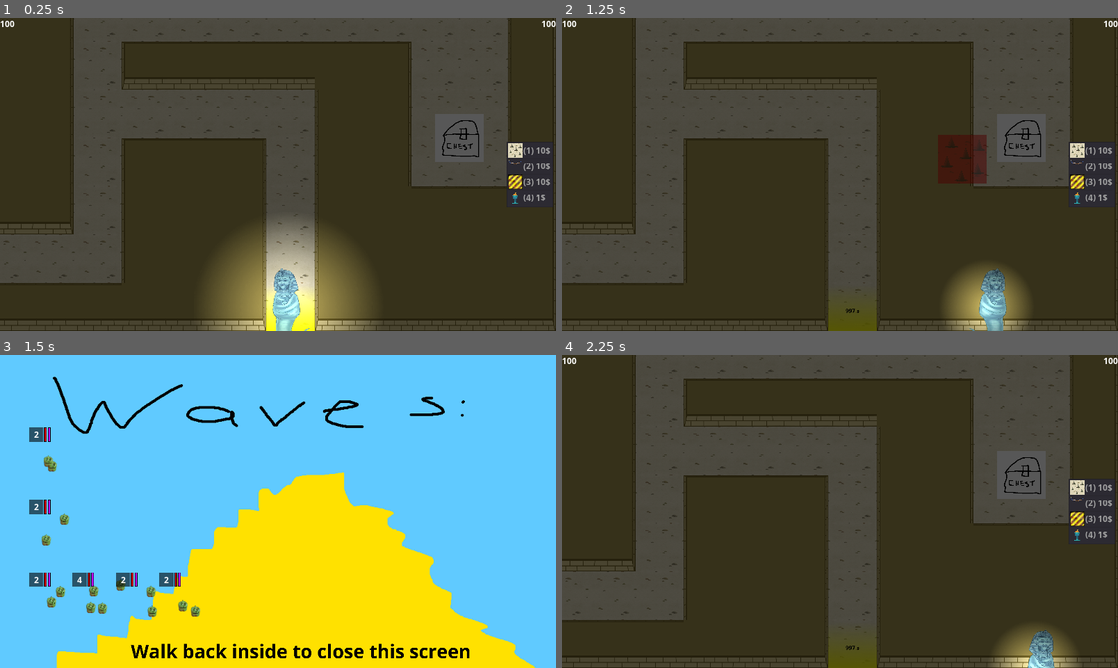
Above: before the commit, frames 1-4 (two rows, left to right).
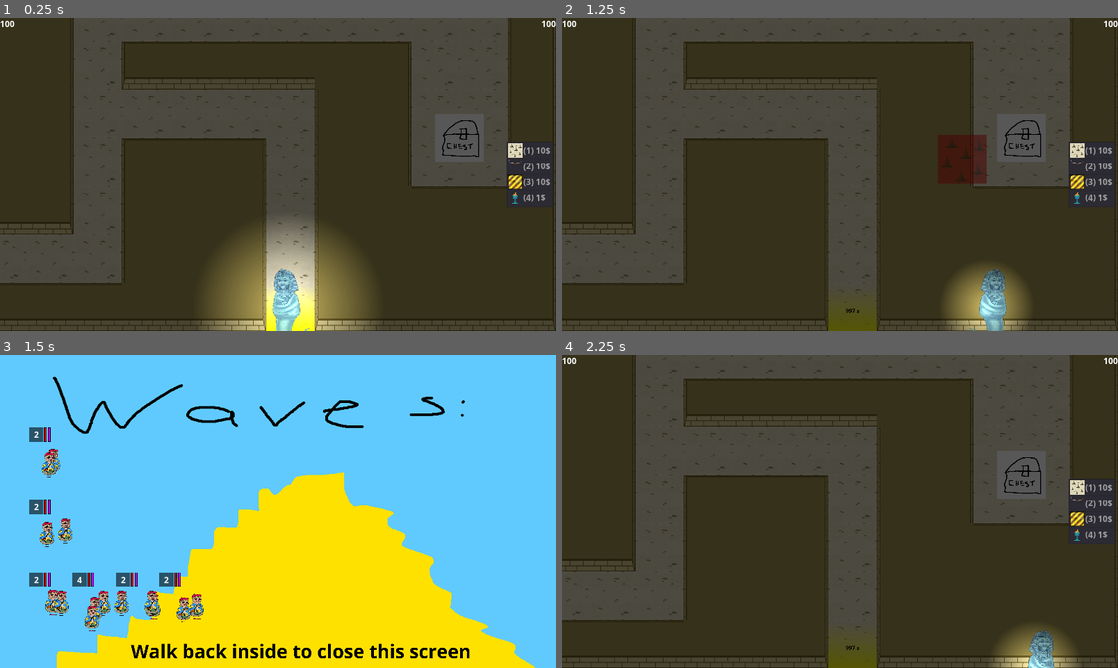
Above: after the commit, the same moments.

Repository: Solid-Squid-Contingent/LD-48
Game: Godot game, scene res://scenes/Game.tscn
Same seed, same stepped clock (60 frames per second), same inputs: the game is played once before the commit and once after it.
Inputs (mouse positions are in pixels of both pictures, inside the frame that each line leads up to):
- Up to frame 1 (0.25 s): no input
- Up to frame 2 (1.25 s): tap Enter at 0.5 s; move the mouse to (962, 158) at 0.52 s; press the mouse at (962, 158) at 0.53 s; hold D (right) from 0.53 s (still down); tap 1 at 0.8 s
- Up to frame 3 (1.5 s): move the mouse to (166, 527) at 1.27 s; release D (right) at 1.28 s; release the mouse at (166, 527) at 1.28 s; hold S (down) from 1.28 s (still down); tap 1 at 1.35 s
- Up to frame 4 (2.25 s): tap 9 at 1.55, 2.1 s; tap Space at 2 s; move the mouse to (895, 442) at 2.02 s; release S (down) at 2.03 s; hold D (right) from 2.03 s (still down)

Frames 1-2 are identical in both runs. In frame 3, 1.9% of the frame differs, in the area x 7-37%, y 30-89%; in frame 4, nothing differs.

Commit message:
Add new enemy art, make items unselectable

Diff:
--- a/scenes/Enemy.tscn
+++ b/scenes/Enemy.tscn
@@ -1,6 +1,6 @@
 [gd_scene load_steps=8 format=2]
 
-[ext_resource path="res://resources/graphics/enemies/evilBellPepper.png" type="Texture" id=1]
+[ext_resource path="res://resources/graphics/enemies/tombRaider.png" type="Texture" id=1]
 [ext_resource path="res://scripts/Enemy.gd" type="Script" id=2]
 [ext_resource path="res://resources/fonts/OpenSans-Bold.tres" type="DynamicFont" id=3]
 [ext_resource path="res://resources/graphics/enemies/BraveryFull.png" type="Texture" id=4]
@@ -22,7 +22,10 @@
 [node name="Sprites" type="Node2D" parent="."]
 
 [node name="Sprite" type="Sprite" parent="Sprites"]
+scale = Vector2( 0.2, 0.2 )
 texture = ExtResource( 1 )
+region_enabled = true
+region_rect = Rect2( 0, 0, 292, 453 )
 
 [node name="TreasureRayCast" type="RayCast2D" parent="."]
 
--- a/scripts/Enemy.gd
+++ b/scripts/Enemy.gd
@@ -263,10 +263,15 @@
 
 
 	var mult = min(sqrt(individualStats.size() - 1) * 40, 125)
+	var i = 0
 	for stat in individualStats:
 		var sprite = Sprite.new()
 		sprite.texture = load("res://resources/graphics/enemies/" + groupStats.texturePath)
-		sprite.position = Vector2(rand_range(-1, 1) * mult, rand_range(-1, 1) * mult)
+		sprite.position = Vector2(rand_range(-1, 1) * mult,
+								(rand_range(-0.9, 0.9) + i) * mult / individualStats.size())
+		sprite.region_enabled = true
+		sprite.region_rect.size = Vector2(292,453)
+		sprite.scale = Vector2(0.2, 0.2)
 		$Sprites.add_child(sprite)
 
 		var collisionShape = collisionShapeScene.instance()
@@ -277,6 +282,7 @@
 		var collisionShape2 = collisionShapeScene.instance()
 		collisionShape2.position = sprite.position
 		$MergeArea.add_child(collisionShape2)
+		i += 1
 
 func _physics_process(delta):
 	if (nextWaypoint-position).length() < 5 or nextWaypoint.x < 0:
@@ -286,6 +292,16 @@
 		demolish(delta)
 
 	var dir = nextWaypoint-position
+
+	var regionPos = Vector2(0,0)
+	if dir.normalized().y < -0.1:
+		regionPos.y = 453
+	elif dir.normalized().x < -0.1:
+		regionPos.x = 292
+
+	for sprite in $Sprites.get_children():
+		sprite.region_rect.position = regionPos
+
 	# warning-ignore:return_value_discarded
 	move_and_slide(dir.normalized() * min(groupStats.getActualSpeed(), dir.length() / delta))
 	for collisionIndex in range(get_slide_count()):
--- a/scripts/EnemySpawner.gd
+++ b/scripts/EnemySpawner.gd
@@ -14,9 +14,9 @@
 #texturePath: String
 #corpseTexturePath: String
 var enemyTypes = [
-	Stats.new(false, false, 100, 50, 10, 1, {}, "evilBellPepper.png", "evilBellPepperDead.png"),
-	Stats.new(false, false, 150, 100, 100, 2, {Stats.DamageTypes.NORMAL : 0.1}, "evilBellPepper.png", "evilBellPepperDead.png"),
-	Stats.new(false, true, 70, 100, 100, 5, {}, "fancyBellPepper.png", "fancyBellPepperDead.png")
+	Stats.new(false, false, 100, 50, 10, 1, {}, "tourist.png", "evilBellPepperDead.png"),
+	Stats.new(false, false, 150, 100, 100, 2, {Stats.DamageTypes.NORMAL : 0.1}, "tombRaider.png", "evilBellPepperDead.png"),
+	Stats.new(false, true, 70, 100, 100, 5, {}, "tombRaider.png", "fancyBellPepperDead.png")
 ]
 
 var enemyDescriptions = [
--- a/scripts/ItemList.gd
+++ b/scripts/ItemList.gd
@@ -51,21 +51,25 @@
 		i += 1
 
 func _on_ItemList_item_selected(index):
-	player.setCurrentItem(selectableScenes[index].instance())
+	if player.currentItemIndex == index:
+		player.setCurrentItem(null, -1)
+	else:
+		player.setCurrentItem(selectableScenes[index].instance(), index)
 	unselect_all()
 
 func _on_ItemList_nothing_selected():
-	player.setCurrentItem(null)
+	player.setCurrentItem(null, -1)
 
 func _input(event):
 	if event is InputEventKey and event.pressed:
 		if event.scancode >= KEY_1 and event.scancode <= KEY_9:
-			if event.scancode - KEY_1 >= selectableScenes.size():
-				player.setCurrentItem(null)
+			var index = event.scancode - KEY_1
+			if index >= selectableScenes.size() or player.currentItemIndex == index:
+				player.setCurrentItem(null, -1)
 			else:
-				player.setCurrentItem(selectableScenes[event.scancode - KEY_1].instance())
+				player.setCurrentItem(selectableScenes[index].instance(), index)
 		elif event.scancode == KEY_0:
-			player.setCurrentItem(null)
+			player.setCurrentItem(null, -1)
 
 func _on_UI_allEnemiesDead():
 	progress += 1
--- a/scripts/Player.gd
+++ b/scripts/Player.gd
@@ -35,6 +35,7 @@
 const arrowTrapScene = preload("res://scenes/ArrowTrap.tscn")
 const spikesScene = preload("res://scenes/Spikes.tscn")
 var currentItem = null
+var currentItemIndex = -1
 var canPlaceCurrentItem = true
 
 var topLeftMapCorner
@@ -116,6 +117,7 @@
 	if money >= item.getPrice():
 		money -= item.getPrice()
 		currentItem = null
+		currentItemIndex = -1
 		level.add_child(item)
 		layout.addItem(item)
 		if item.has_method("isSpikes") and item.isSpikes():
@@ -163,10 +165,11 @@
 		position.x = clamp(position.x, topLeftMapCorner.x, bottomRightMapCorner.x)
 		position.y = clamp(position.y, topLeftMapCorner.y, bottomRightMapCorner.y)
 
-func setCurrentItem(item):
+func setCurrentItem(item, index):
 	if currentItem:
 		currentItem.free()
 	currentItem = item
+	currentItemIndex = index
 
 func getCurrentItem():
 	return currentItem
Binary file added: resources/graphics/enemies/tombRaider.png
Not shown, added: resources/graphics/enemies/tombRaider.png.import
Binary file added: resources/graphics/enemies/tourist.png
Not shown, added: resources/graphics/enemies/tourist.png.import
